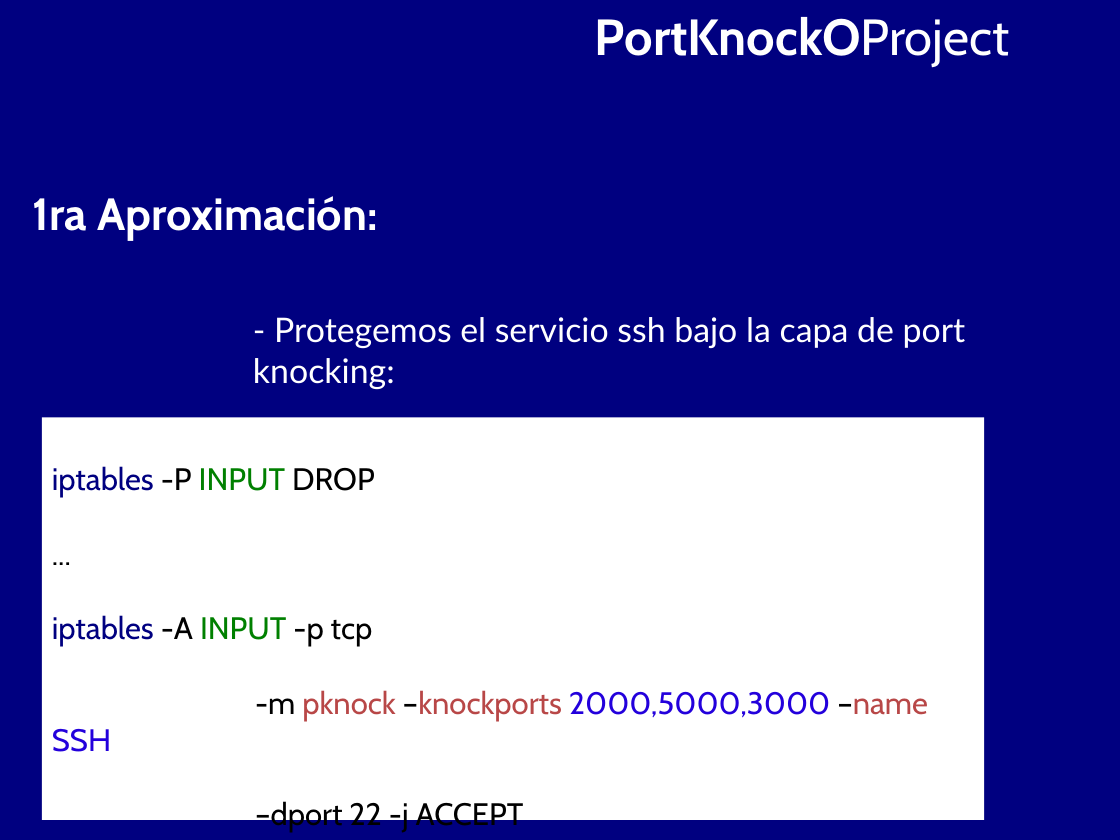
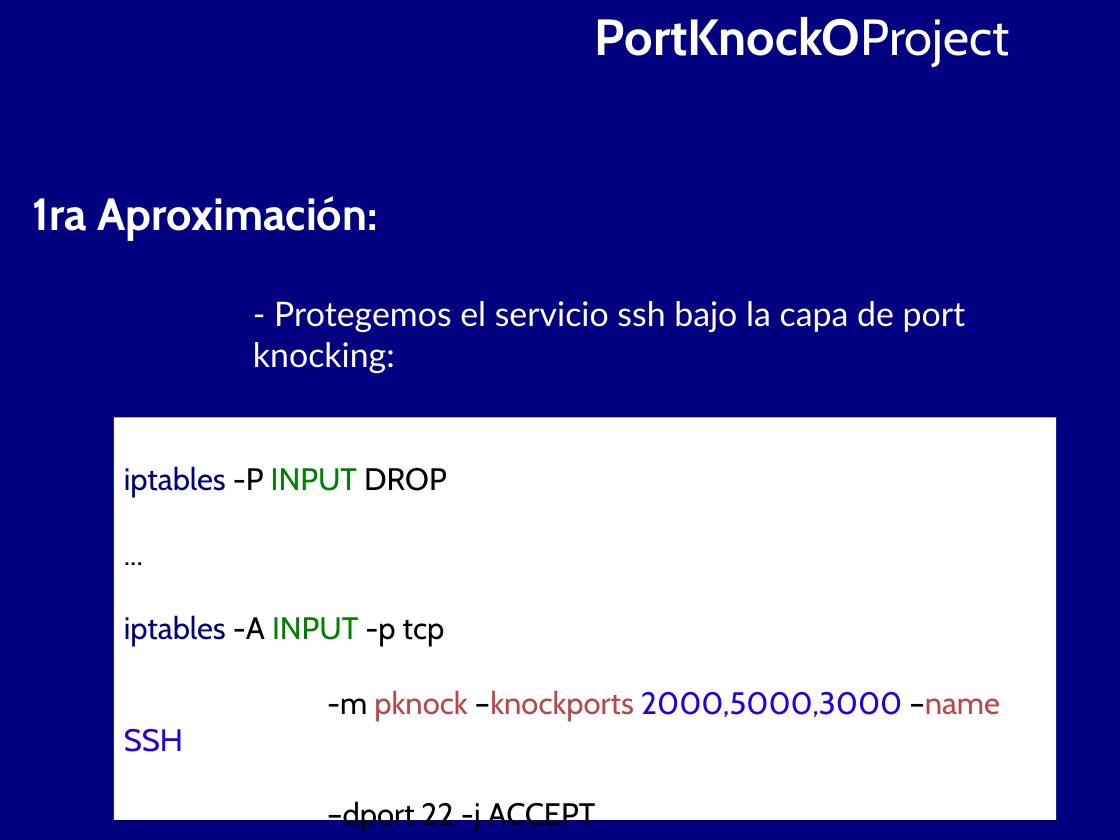
Before and after one commit to BackupTheBerlios/portknocko-svn, a slide deck: slide 7 of trunk/jornadas/jornadas.odp. Drawn at 1120x840 pixels with LibreOffice and Linux fonts; fonts in the diff are those of the drawing. Boxes give left, top, right and bottom in pixels: in the first picture for what was removed or moved away, otherwise in the second. Text is boxed around its words. In the diff, an @@ line names an element or a change of style, - is before the commit and + after.

```diff
--- a/trunk/jornadas/jornadas.odp
+++ b/trunk/jornadas/jornadas.odp
@@ text "- Protegemos el servicio ssh ...": place and size @@
-text "- Protegemos el servicio ssh ..." at (253, 317, 966, 390)
+text "- Protegemos el servicio ssh ..." at (253, 301, 966, 374)
@@ rectangle "iptables -P INPUT DROP": place and size @@
-rectangle "iptables -P INPUT DROP" at (42, 418, 984, 820)
+rectangle "iptables -P INPUT DROP" at (114, 418, 1056, 820)
```
Also in this commit, not shown: 5 other slides changed.
